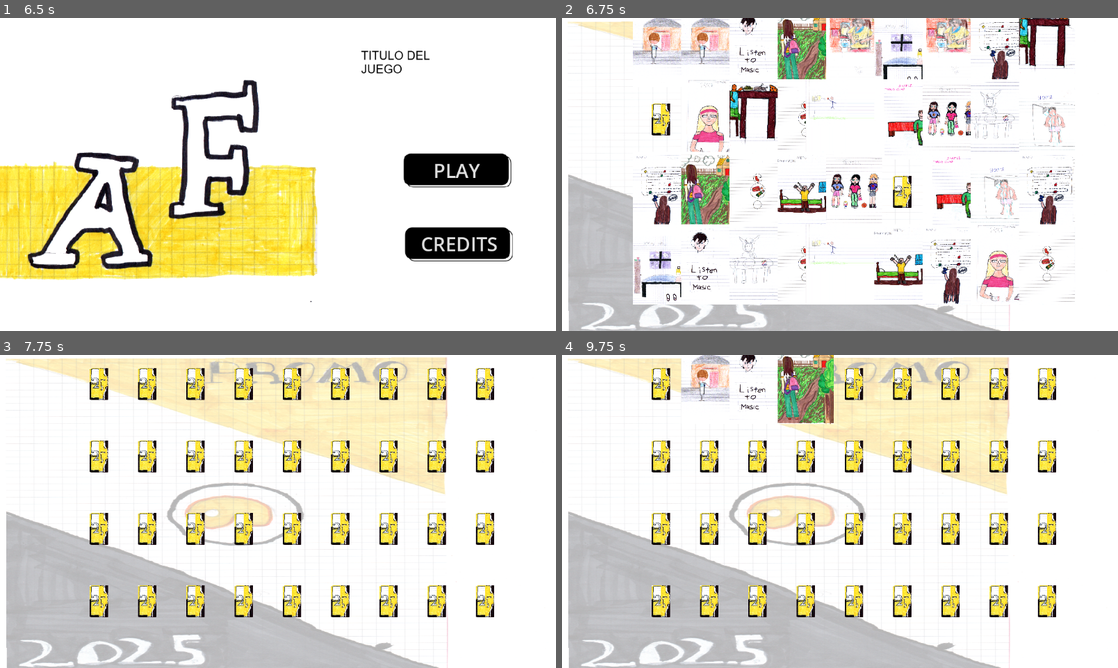
Above: before the commit, frames 1-4 (two rows, left to right).
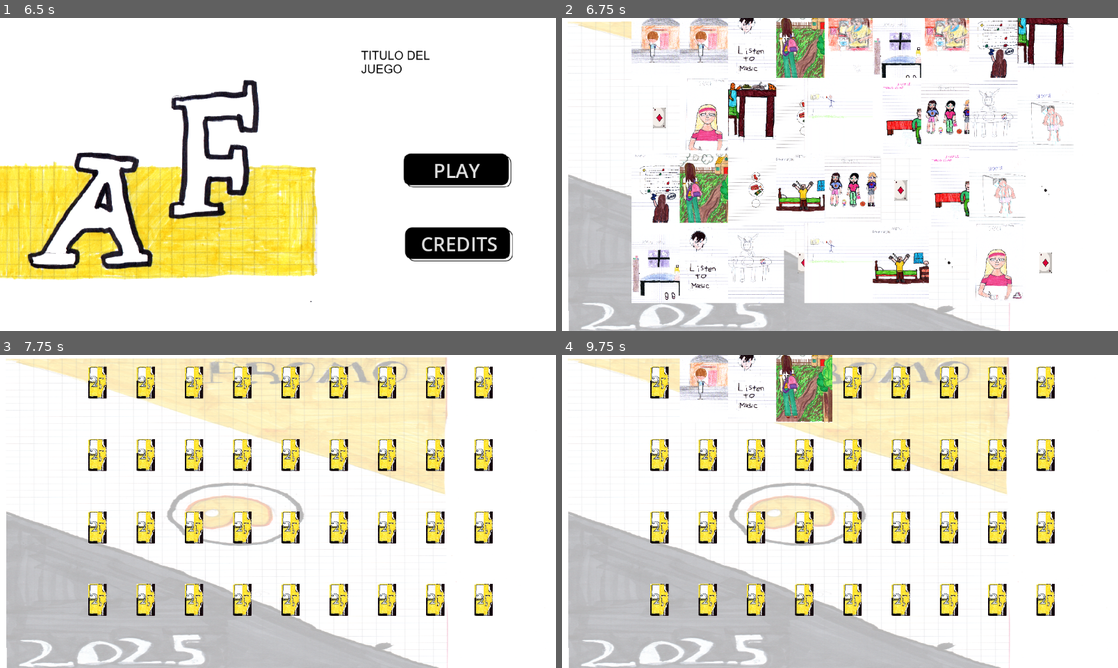
Above: after the commit, the same moments.

Repository: eliasescalante/memotest_in_godot
Game: Godot game, scene res://src/main.tscn
The game is run twice, just before and just after one commit, with the same random seed, the same clock (stepped at 60 frames per second) and the same inputs.
Inputs (mouse positions are in pixels of both pictures, inside the frame that each line leads up to):
- Up to frame 1 (6.5 s): tap Enter at 0.5, 2, 3.5 s; move the mouse to (400, 158) at 0.52 s; click (400, 158) at 0.67 s; tap Space at 1.25, 2.75, 4.25 s; move the mouse to (166, 190) at 1.27 s; click (166, 190) at 1.42 s; move the mouse to (333, 105) at 2.02 s; click (333, 105) at 2.17 s; move the mouse to (250, 237) at 2.77 s; click (250, 237) at 2.92 s; move the mouse to (444, 221) at 3.52 s; click (444, 221) at 3.67 s; move the mouse to (111, 127) at 4.27 s; click (111, 127) at 4.42 s; move the mouse to (305, 174) at 5.02 s; click (305, 174) at 5.17 s; move the mouse to (194, 96) at 5.77 s; click (194, 96) at 5.92 s
- Up to frame 2 (6.75 s): click "PLAY" at 6.5 s
- Up to frame 3 (7.75 s): move the mouse to (100, 386) at 7.27 s; click (100, 386) at 7.42 s
- Up to frame 4 (9.75 s): move the mouse to (706, 386) at 8.02 s; click (706, 386) at 8.17 s; move the mouse to (756, 386) at 8.77 s; click (756, 386) at 8.92 s; move the mouse to (806, 386) at 9.52 s; click (806, 386) at 9.67 s

Frame 1 is identical in both runs. In frame 2, 20% of the frame differs, in the area x 12-93%, y 0-92%; in frame 3, 10%; in frame 4, 12%.

Commit message:
arreglo nivel

Diff:
--- a/src/scenes/carta.tscn
+++ b/src/scenes/carta.tscn
@@ -11,7 +11,9 @@
 [ext_resource type="Texture2D" uid="uid://cltu544kkafjj" path="res://src/assets/sprite/carta16.png" id="8_srvv1"]
 [ext_resource type="Texture2D" uid="uid://cgijcl2sm5enu" path="res://src/assets/sprite/carta3.png" id="9_gbts6"]
 [ext_resource type="Texture2D" uid="uid://b62jqbbobg2hw" path="res://src/assets/sprite/carta4.png" id="10_ibu7s"]
+[ext_resource type="Texture2D" uid="uid://bloh28tmhrrdy" path="res://src/assets/sprite/carta_placeholder_2.png" id="10_sbyd1"]
 [ext_resource type="Texture2D" uid="uid://bf7slm3qpno7g" path="res://src/assets/sprite/carta5.png" id="11_ufvk1"]
+[ext_resource type="Texture2D" uid="uid://2lvvbn8fkwef" path="res://src/assets/sprite/carta_placeholder_1.png" id="11_uoxir"]
 [ext_resource type="Texture2D" uid="uid://c1nb0kpw237vs" path="res://src/assets/sprite/carta7.png" id="12_06wck"]
 [ext_resource type="Texture2D" uid="uid://dxn7cwahaohkp" path="res://src/assets/sprite/carta8.png" id="13_n1lkn"]
 [ext_resource type="Texture2D" uid="uid://b26hb2aipy13f" path="res://src/assets/sprite/carta9.png" id="14_xnkrs"]
@@ -49,6 +51,14 @@
 atlas = ExtResource("8_srvv1")
 region = Rect2(0, 0, 2000, 1654)
 
+[sub_resource type="AtlasTexture" id="AtlasTexture_ds7cd"]
+atlas = ExtResource("10_sbyd1")
+region = Rect2(0, 0, 165, 238)
+
+[sub_resource type="AtlasTexture" id="AtlasTexture_srvv1"]
+atlas = ExtResource("11_uoxir")
+region = Rect2(0, 0, 261, 421)
+
 [sub_resource type="AtlasTexture" id="AtlasTexture_p8wr4"]
 atlas = ExtResource("1_b6rm8")
 region = Rect2(1169, 0, 1169, 1654)
@@ -149,6 +159,22 @@
 }, {
 "frames": [{
 "duration": 1.0,
+"texture": SubResource("AtlasTexture_ds7cd")
+}],
+"loop": true,
+"name": &"17",
+"speed": 5.0
+}, {
+"frames": [{
+"duration": 1.0,
+"texture": SubResource("AtlasTexture_srvv1")
+}],
+"loop": true,
+"name": &"18",
+"speed": 5.0
+}, {
+"frames": [{
+"duration": 1.0,
 "texture": SubResource("AtlasTexture_p8wr4")
 }],
 "loop": true,
@@ -218,19 +244,19 @@
 }]
 
 [sub_resource type="RectangleShape2D" id="RectangleShape2D_22i1q"]
-size = Vector2(34.5, 106.5)
+size = Vector2(42, 72)
 
 [node name="Carta" type="Area2D"]
 script = ExtResource("1_qcmrd")
 
 [node name="AnimatedSprite2D" type="AnimatedSprite2D" parent="."]
-position = Vector2(3, 3)
-scale = Vector2(0.0649882, 0.163845)
+position = Vector2(-9.53674e-07, -2.86102e-06)
+scale = Vector2(0.104112, 0.105665)
 sprite_frames = SubResource("SpriteFrames_fl7ug")
-animation = &"reverso"
+animation = &"18"
 
 [node name="CollisionShape2D" type="CollisionShape2D" parent="."]
-position = Vector2(2.75, 4.75)
+position = Vector2(-1, 1)
 shape = SubResource("RectangleShape2D_22i1q")
 
 [connection signal="input_event" from="." to="." method="_on_input_event"]
--- a/src/scritps/nivel.gd
+++ b/src/scritps/nivel.gd
@@ -2,7 +2,7 @@
 
 @onready var contenedor = $CartaContainer
 var cartas_seleccionadas : Array = []
-var valores_disponibles = ["1", "2", "3", "4", "5", "6", "7", "8", "9", "10", "11", "12", "13", "14", "15", "16"] # 9 valores = 18 cartas
+var valores_disponibles = ["1", "2", "3", "4", "5", "6", "7", "8", "9", "10", "11", "12", "13", "14", "15", "16", "17", "18"] # 9 valores = 18 cartas
 var bloqueando_input : bool = false
 
 func _ready():
Binary file added: src/assets/sprite/carta_placeholder_1.png
Not shown, added: src/assets/sprite/carta_placeholder_1.png.import
Binary file added: src/assets/sprite/carta_placeholder_2.png
Not shown, added: src/assets/sprite/carta_placeholder_2.png.import
Not shown: 1 places in src/scenes/carta.tscn that only renumber resources
